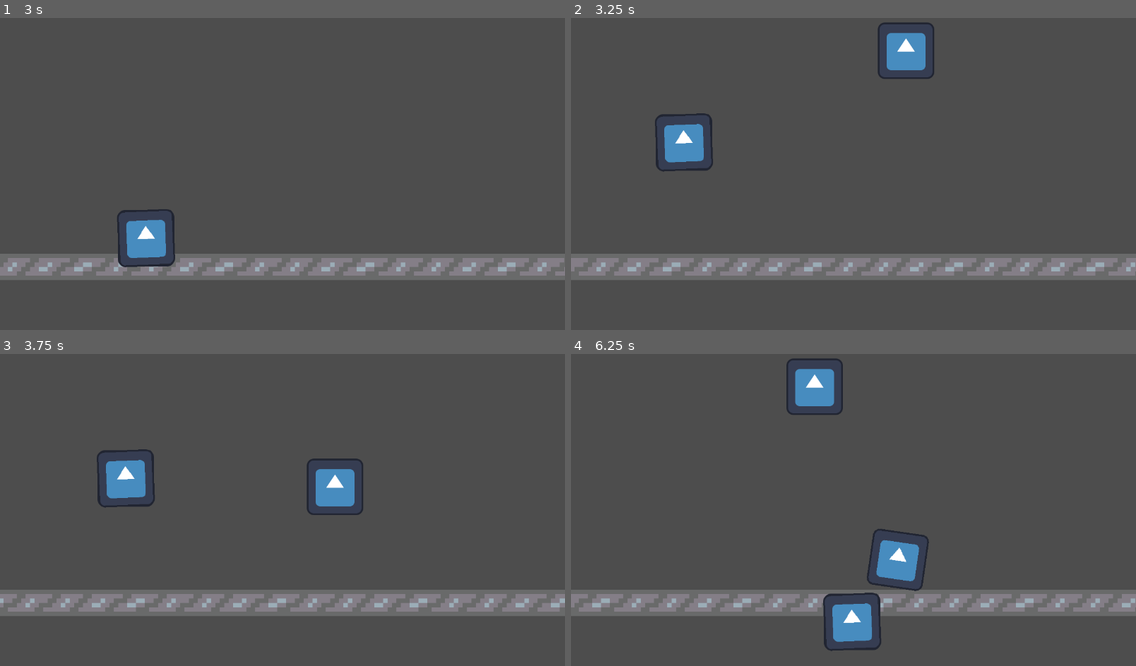
Above: before the commit, frames 1-4 (two rows, left to right).
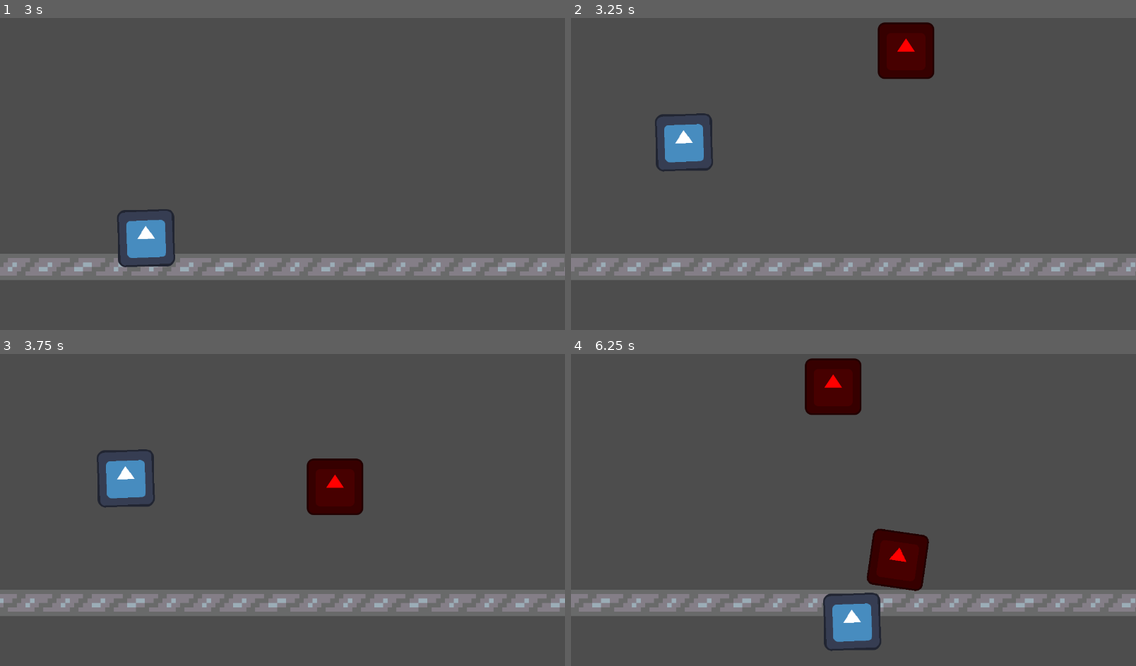
Above: after the commit, the same moments.

Repository: crhicko/bad-factory
Game: Godot game, scene res://scenes/world.tscn
Same seed, same stepped clock (60 frames per second), same inputs: the game is played once before the commit and once after it. The engine's default icon, where the game draws it, is replaced by a stand-in: a white triangle on a blue panel in a dark square.
Inputs (mouse positions are in pixels of both pictures, inside the frame that each line leads up to):
- Up to frame 1 (3 s): drag from (333, 214) to (282, 267) at 0.52 s; drag from (288, 267) to (146, 239) at 1.27 s; move the mouse to (146, 208) at 2.02 s; click (146, 208) at 2.17 s; drag from (163, 267) to (113, 124) at 2.77 s
- Up to frame 2 (3.25 s): no input
- Up to frame 3 (3.75 s): move the mouse to (452, 553) at 3.52 s; click (452, 553) at 3.67 s
- Up to frame 4 (6.25 s): drag from (684, 460) to (768, 428) at 4.27 s; move the mouse to (881, 506) at 5.02 s; click (881, 506) at 5.17 s; drag from (768, 428) to (853, 603) at 5.77 s

Frame 1 is identical in both runs. In frame 2, 1.8% of the frame differs, in the area x 54-65%, y 1-20%; in frame 3, 1.8%; in frame 4, 3.9%, in the area x 38-64%, y 1-77%.

Commit message:
added color generation to shapes

Diff:
--- a/scripts/shape_spawner.gd
+++ b/scripts/shape_spawner.gd
@@ -17,10 +17,11 @@
 	pass
 
 
-
 func spawnShape():
 	#todo
 	#determine / select shape to spawn
+		#select a random resource color
+		#and a random resource shape
 	#determine spawning type
 	#add random direction / velocity on certain shape spawning types
 
@@ -32,6 +33,10 @@
 	var shapeInstance = shapeToSpawn.instantiate()
 	shapeInstance.position = Vector2(xPos, yPos);
 
+	var colors = [Color(1, 0, 0), Color(0, 1, 0), Color(0, 0, 1)];
+
+	var sprite2d = shapeInstance.get_node("Sprite2D");
+	sprite2d.set_modulate(colors[randi_range(0, colors.size() - 1)])
 	world.add_child(shapeInstance)
 	pass
 
Not shown: 1 places in scenes/shape_spawner.tscn that only renumber resources
